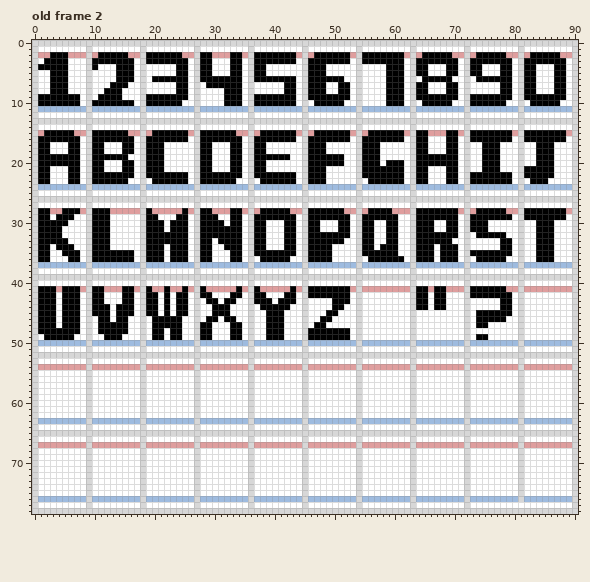
File history of a pixel-art file, Protótipos/Arquivos - Aseprite/fonts.aseprite. Above, as it was before the edit.
91x79 pixels, 2 frames. Shown: old frame 2. The commit also changed other frames, which this record leaves out.
Once edited:
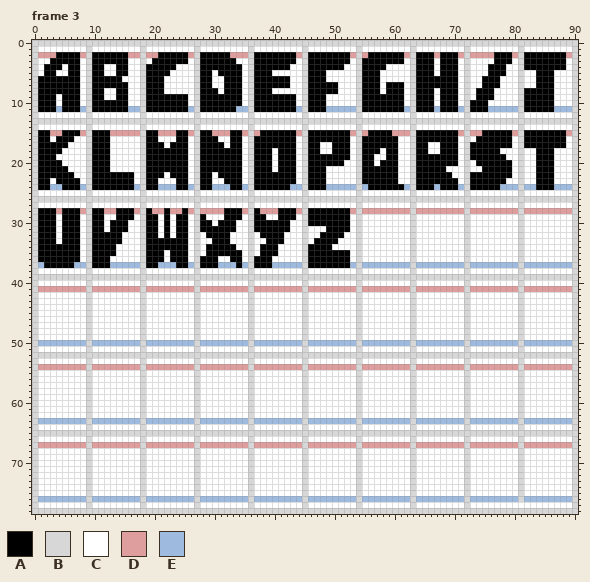
Palette (. is transparent): A #000000  B #d7d7d7  C #ffffff  D #df9e9e  E #9ebbdf
A new or re-ordered frame is compared with the old frame closest to it.
Changes in this commit:
frames 2 -> 3
Changed rows in their new state; - is an unchanged pixel.
Frame 3 is new; against old frame 2, layer "Layer 2":
first column x 1:
 2 --D--AA--A--------DD----A----AAADD-----------A--------D--------A--D--A---DDD--A--A-----A
 3 -C---AA--------C--C----------AAA-C--------------------------------C-----CCCC------------
 4 C---CAA---A----C--AAAAACC----AAA------AAAA------AAA---AAAACCC----A-A----CC-AA-C----AAA--
 5 -A-CCAA--AA----C--AAAA-CC-----AA------A---------------AAA-CCC----A-A----CC-AA-C--CCAAACC
 6 AA---AA--AAAA-CC--A--CCCC----CC-----------C-----CCC---AAA-CCC--A-----A---C---CC--CCAAACC
 7 AA---AA--AAA------AAA--CC--A-CC-----AAAAA-C-----AACC--AAA--------AAA------AAACC--CCAAACC
 8 AA---AA--AACC-A---AAA--CC--AAA------AAA--CC-----AACC--AAA--------A-A-----AAA-CC----AAACC
 9 ---C-----A-CC-A------------AAAA-----------------CCCC--AAAA--------C-----C---CCC-------CC
10 ---C-----------C--------A--AAAA--------------A--CCC---AAAA-----A--C--A-----CCC---A----C-
11 AAA-AAA--AAAAAA---AAAAAAA--AAAAAA---AAAAAAA--AAA------AAAAAAA--AAA-AAA--AAA------AAAAA--
first column x 1:
15 A-DD--A-----DDD---A-DDD------DDD-A-----------A-------------DD----AAA----DD--------------
16 --C---C-----CCCC----CCC-------CC----------------------------C----AAA----C---------------
17 --AAACC----A--CC------AAA----AA-------AAAAA----C-AAA-----AAA-------A----AA---AA--AA---AA
18 --AA-CC----A--CC-----AAAA----AAA------A-AAA----C-AAA------AA-------A----AA--------------
19 ---CCCC-----CCC------AAAA----AAA-------C--A--------A----C-AA------------AA---A----------
20 ----CCC----A--CC-----AAAA----AAA------A-AAA-------------CA--C------------A---AA---------
21 --AAACC----A--CC-----AAAA----AAA------A-AAA-----------------C----AAACC-------AA--CC-----
22 --AAA-C--------------C-------C------------------------------C----AAA-C-----------CC-----
23 ---AA----------A--A-CCC------CC--A--A-----------------A-----C----AAA----------C---C--A--
24 AA--AAA--AAAAAAA--AA---AA--AA---AA--AAAAAA---AAA-------AAAAAA--AAA-AAA--AAAAA------AAA--
first column x 2:
28 -A--------D-AAA-----A-----DD--A----ADDD--A--------A---DDDD----DDDDDDD---DDDDD---DDDDDDD
29 -AC--A----C-AAA-----A------CC-A------CC--------------CCCCCC---CCCCCCC--CCCCCCC--CCCCCCC
30 --C-AA----CAAA-----CAC------C-A-C----AAA-C----AAA----CC--CC---CCC--CC--CCC--------CCC--
31 --CAAA----CAAA-----CAC----------C----AAA-C--CC-AA----CC--CC---CCC--CC--CCC--------CCC--
32 --CAAA-----AA------C-C----C----CC--C-AAACC--CC----C--CC--CC---CCCCCCC---CCCCC-----CCC--
33 --C-AA-----AA-------------CCA--CC--CCAAACC--C----C---CC--CC---CCCCCC--------CC----CCC--
34 -A---A-----A--------A-----C-AA--C--C-AA-CC-----------CC-CCC---CCC-CCC-------CC----CCC--
35 -AA---------CCC-----------C-AAA----C---CCC------AAA--CCCCCC---CCC-CCC--CCCCCCC----CCC--
36 -AAA-------CCCC-------------A------A--CCC-------AAA---CCCCCC--CCC-CCC---CCCCC-----CCC--
37 AAAAA---AAA------AA---AA--AAA---A--AAA------AAAAAAA------------------------------------
first column x 1:
41 DDD-DDD--DD---DD--D--D--D--D-----D--D-----D--DDDDDDD-----------DD-DD----DDDDDD-
42 CCC-CCC--CC---CC--CC-C-CC--CC---CC--CC---CC--CCCCCCC-----------CC-CC----CCCCCCC
43 CCC-CCC--CC---CC--CC-C-CC---CC-CC---CCC-CCC------CCC-----------CC-CC---------CC
44 CCC-CCC--CCC-CCC--CC-C-CC----CCC-----CCCCC-------CC------------CC-CC---------CC
45 CCC-CCC--CCC-CCC--CC-C-CC----CCC------CCC-------CC-----------------------CCCCCC
46 CCC-CCC---CC-CC----CCCCC----CC-CC-----CCC------CC------------------------CCCCC-
47 CCC-CCC---CCCCC----CCCCC---CC---CC----CCC-----CC-------------------------CC----
48 CCCCCCC---CCCCC----CC-CC---CC---CC----CCC----CCCCCCC---------------------------
49 -CCCCC-----CCC-----CC-CC---CC---CC----CCC----CCCCCCC---------------------CC----
Where, in picture pixels (left, top, right, bottom), the same in both pictures:
changed: (38, 52, 566, 112)
changed: (38, 130, 566, 340)
